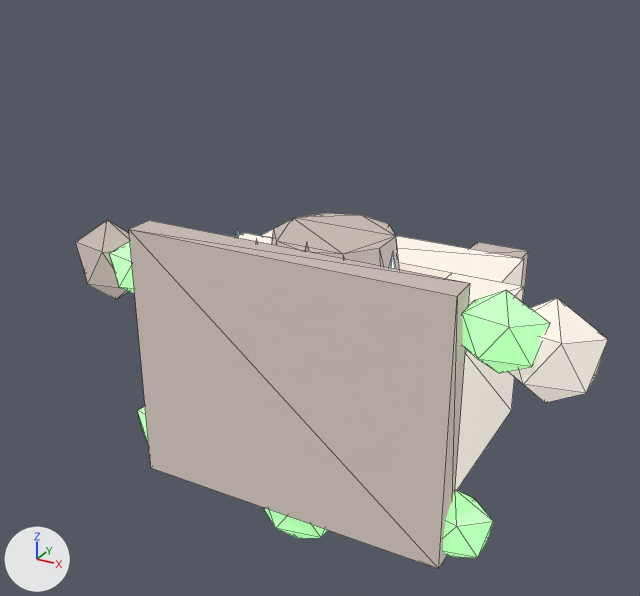
Two versions of the glTF model assets/procedural/pretty/cave_entrance.glb, one commit apart.
Both versions are drawn from a camera (50 mm lens) standing at (2.53, -4.08, 2.76) and looking at (0.02, 0.48, 0.48). The axes (+X, +Y, +Z) are drawn at lower left. The lights are the same throughout. The older version comes first. Mesh edges are drawn as thin lines. Where no turn or scale is listed for an object, it has been applied to the vertices.

The first picture shows 'arch_l', 'arch_r', 'arch_top', 'arch_top_r', 'base', 'moss', 'moss.001', 'moss.002', 'moss.003', 'moss.004', 'opening', 'stone1', 'stone2' and 1 more.
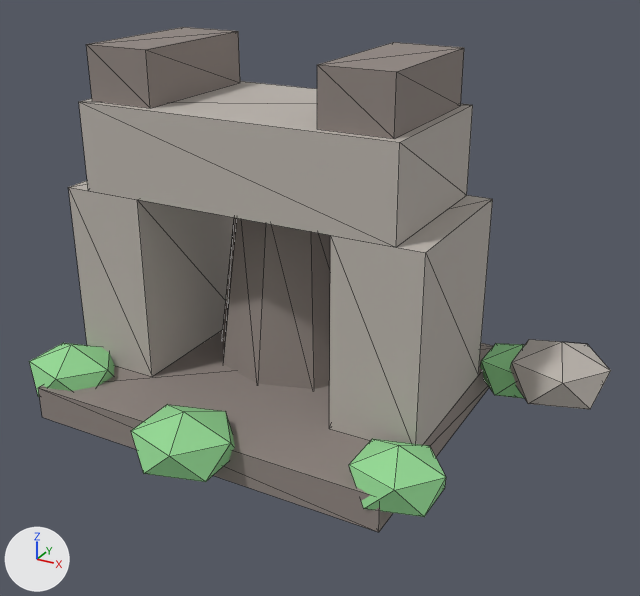
Where the newer file only moved an object's origin or applied its transform, the numbers keep the older frame.

Changed parts and their boxes (x1, y1, x2, y2) in the pictures (640 x 596 px):
'base', recoloured, surface changed, moved, rescaled
    before: (129, 220, 470, 569)
    after: (38, 330, 493, 532)
'arch_top', recoloured, surface changed, moved, rescaled
    before: (261, 229, 524, 286)
    after: (79, 81, 473, 247)
'arch_r', recoloured, surface changed, moved, rescaled (darker)
    before: (446, 273, 524, 490)
    after: (329, 195, 493, 445)
'arch_l', recoloured, surface changed, moved, rescaled (mostly hidden before)
    before: (239, 233, 273, 244)
    after: (68, 181, 234, 377)
'opening', recoloured, surface changed, moved
    before: (272, 213, 400, 269)
    after: (222, 218, 330, 389)
'arch_top_r', recoloured, surface changed, moved, rescaled
    before: (470, 242, 529, 303)
    after: (317, 42, 464, 139)
'arch_top_l', recoloured, surface changed, moved, rescaled (not visible before)
    after: (86, 27, 240, 108)
'moss.003', recoloured, surface changed, moved, rescaled
    before: (443, 490, 493, 558)
    after: (349, 439, 446, 517)
'stone2', recoloured, surface changed, moved, rescaled
    before: (508, 298, 608, 403)
    after: (510, 339, 611, 410)
'moss.004', recoloured, surface changed, moved, rescaled
    before: (264, 508, 328, 538)
    after: (131, 405, 235, 482)
'moss.001', recoloured, surface changed, moved, rescaled
    before: (462, 290, 550, 373)
    after: (480, 343, 524, 398)
'moss.002', recoloured, surface changed, moved, rescaled (mostly hidden before)
    before: (137, 406, 148, 443)
    after: (29, 343, 114, 397)
'stone1', recoloured, surface changed
    both: (76, 220, 130, 300)
'moss', recoloured, surface changed
    both: (110, 241, 135, 294)

Diff of the bpy script that builds the scene:
```diff
--- a/assets/procedural/pretty/cave_entrance.glb.py
+++ b/assets/procedural/pretty/cave_entrance.glb.py
@@ mat_cave_stone_dark @@
 mat_cave_stone_dark.roughness = 0.95
-mat_cave_stone_dark.emission_color = (0.28, 0.24, 0.22)  # grey #908681
-mat_cave_stone_dark.emission_strength = 1.0
@@ mat_cave_stone @@
 mat_cave_stone.roughness = 0.95
-mat_cave_stone.emission_color = (0.5, 0.46, 0.42)  # grey #bcb5ad
-mat_cave_stone.emission_strength = 1.0
@@ mat_cave_moss @@
 mat_cave_moss.roughness = 0.9
-mat_cave_moss.emission_color = (0.3, 0.7, 0.3)  # green #95da95
-mat_cave_moss.emission_strength = 1.0
@@ ob_base @@
 ob_base = bpy.data.objects.new('base', me_立方体_015)
-ob_base.location = (0.0, 0.1, 0.0)
-ob_base.scale = (2.2, 0.2, 1.8)
+ob_base.location = (0.0, 0.0, 0.1)
+ob_base.scale = (2.2, 1.8, 0.2)
@@ ob_arch_l @@
 ob_arch_l = bpy.data.objects.new('arch_l', me_立方体_016)
-ob_arch_l.location = (-0.85, 0.75, 0.0)
-ob_arch_l.scale = (0.5, 1.1, 0.95)
+ob_arch_l.location = (-0.85, 0.0, 0.75)
+ob_arch_l.scale = (0.5, 0.95, 1.1)
@@ ob_arch_r @@
 ob_arch_r = bpy.data.objects.new('arch_r', me_立方体_017)
-ob_arch_r.location = (0.85, 0.75, 0.0)
-ob_arch_r.scale = (0.5, 1.1, 0.95)
+ob_arch_r.location = (0.85, 0.0, 0.75)
+ob_arch_r.scale = (0.5, 0.95, 1.1)
@@ ob_arch_top @@
 ob_arch_top = bpy.data.objects.new('arch_top', me_立方体_018)
-ob_arch_top.location = (0.0, 1.55, 0.0)
-ob_arch_top.scale = (1.9, 0.5, 0.95)
+ob_arch_top.location = (0.0, 0.0, 1.55)
+ob_arch_top.scale = (1.9, 0.95, 0.5)
@@ ob_arch_top_l @@
 ob_arch_top_l = bpy.data.objects.new('arch_top_l', me_立方体_019)
-ob_arch_top_l.location = (-0.7, 1.95, 0.0)
-ob_arch_top_l.scale = (0.4, 0.3, 0.85)
+ob_arch_top_l.location = (-0.7, 0.0, 1.95)
+ob_arch_top_l.scale = (0.4, 0.85, 0.3)
@@ ob_arch_top_r @@
 ob_arch_top_r = bpy.data.objects.new('arch_top_r', me_立方体_020)
-ob_arch_top_r.location = (0.7, 1.95, 0.0)
-ob_arch_top_r.scale = (0.4, 0.3, 0.85)
+ob_arch_top_r.location = (0.7, 0.0, 1.95)
+ob_arch_top_r.scale = (0.4, 0.85, 0.3)
@@ ob_opening @@
 ob_opening = bpy.data.objects.new('opening', me_锥体_038)
-ob_opening.location = (0.0, 0.7, 0.3)
+ob_opening.location = (0.0, 0.3, 0.7)
@@ ob_moss_001 @@
 ob_moss_001 = bpy.data.objects.new('moss.001', me_棱角球_025)
-ob_moss_001.location = (1.3, 0.2, 0.65)
-ob_moss_001.scale = (0.28, 0.18, 0.252)
+ob_moss_001.location = (1.3, 0.65, 0.2)
+ob_moss_001.scale = (0.28, 0.252, 0.18)
@@ ob_moss_002 @@
 ob_moss_002 = bpy.data.objects.new('moss.002', me_棱角球_026)
-ob_moss_002.location = (-1.05, 0.2, -0.65)
-ob_moss_002.scale = (0.3, 0.18, 0.27)
+ob_moss_002.location = (-1.05, -0.65, 0.2)
+ob_moss_002.scale = (0.3, 0.27, 0.18)
@@ ob_moss_003 @@
 ob_moss_003 = bpy.data.objects.new('moss.003', me_棱角球_027)
-ob_moss_003.location = (1.1, 0.2, -0.7)
-ob_moss_003.scale = (0.28, 0.18, 0.252)
+ob_moss_003.location = (1.1, -0.7, 0.2)
+ob_moss_003.scale = (0.28, 0.252, 0.18)
@@ ob_moss_004 @@
 ob_moss_004 = bpy.data.objects.new('moss.004', me_棱角球_028)
-ob_moss_004.location = (0.0, 0.2, -0.95)
-ob_moss_004.scale = (0.32, 0.18, 0.288)
+ob_moss_004.location = (0.0, -0.95, 0.2)
+ob_moss_004.scale = (0.32, 0.288, 0.18)
@@ ob_stone2 @@
 ob_stone2 = bpy.data.objects.new('stone2', me_棱角球_030)
-ob_stone2.location = (1.55, 0.3, 0.55)
-ob_stone2.scale = (0.32, 0.2, 0.32)
+ob_stone2.location = (1.55, 0.55, 0.3)
+ob_stone2.scale = (0.32, 0.32, 0.2)
```
